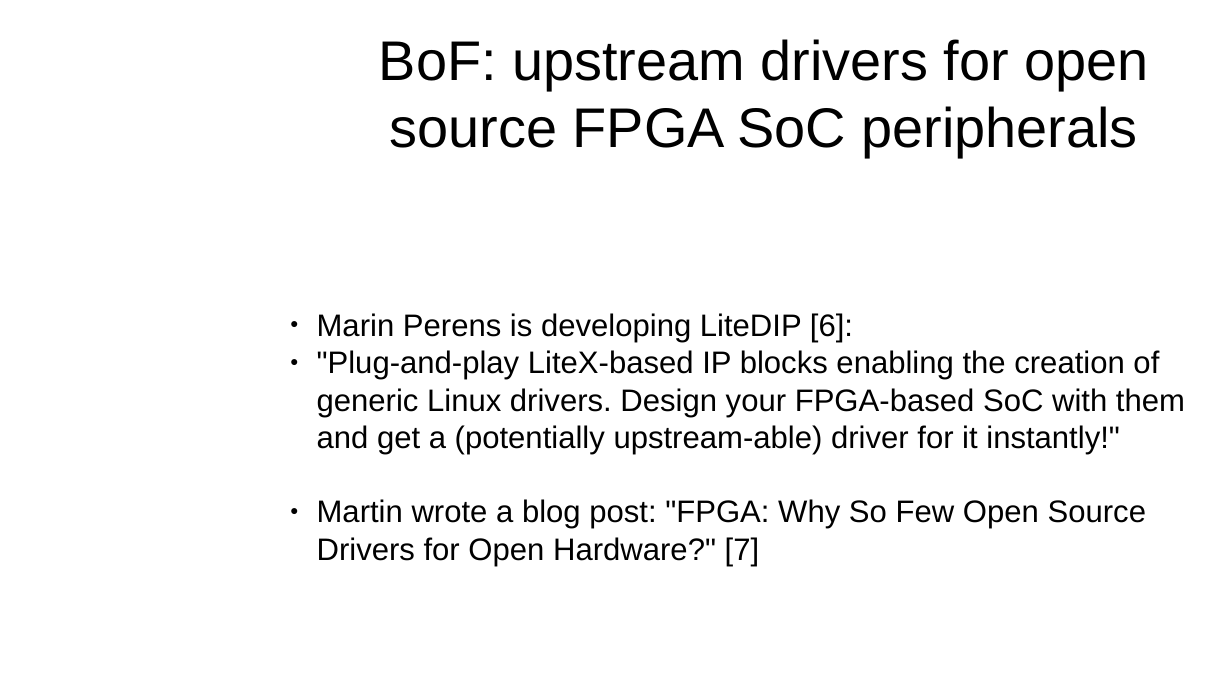
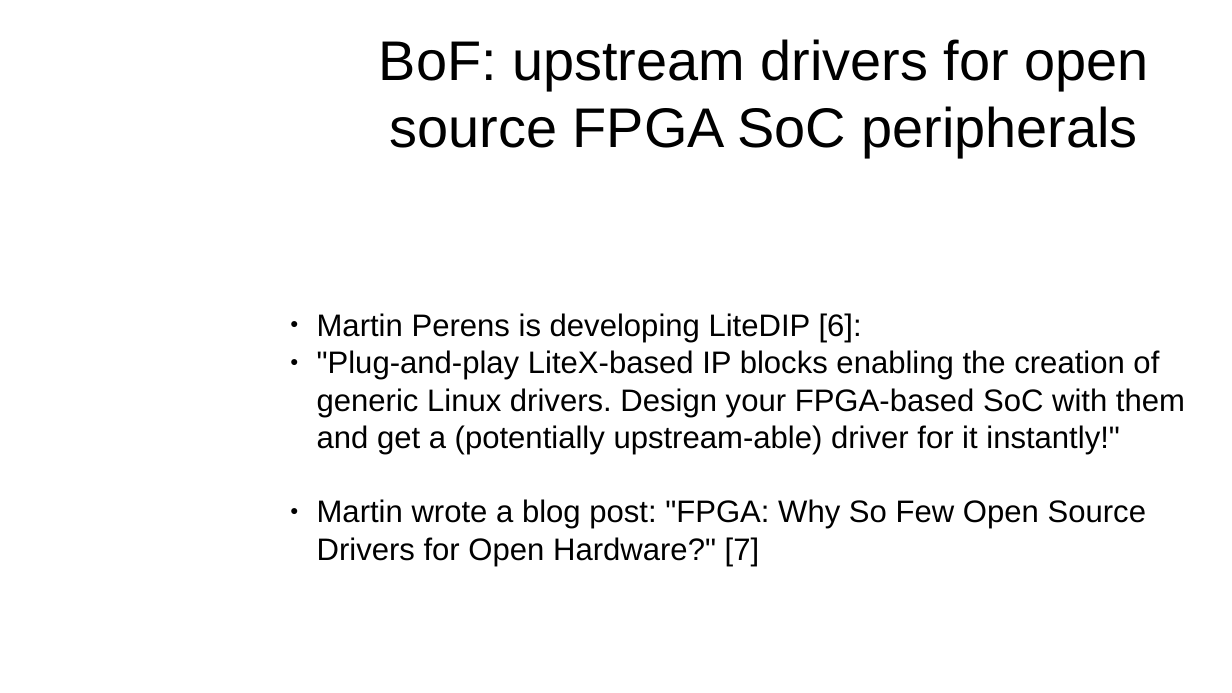
Before and after one commit to pdp7/talks, a slide deck: slide 5 of lpc-bof-fpga.odp. Drawn at 1232x693 pixels with LibreOffice and Linux fonts; fonts in the diff are those of the drawing; background and template pictures are left out. Boxes give left, top, right and bottom in pixels: in the first picture for what was removed or moved away, otherwise in the second. Text is boxed around its words. In the diff, an @@ line names an element or a change of style, - is before the commit and + after.

```diff
--- a/lpc-bof-fpga.odp
+++ b/lpc-bof-fpga.odp
@@ subtitle at bbox=[317, 313, 862, 342]: text changed @@
-● Marin Perens is developing LiteDIP [6]:
+● Martin Perens is developing LiteDIP [6]:
```
Also in this commit, not shown: 1 slide added, 1 other file.
